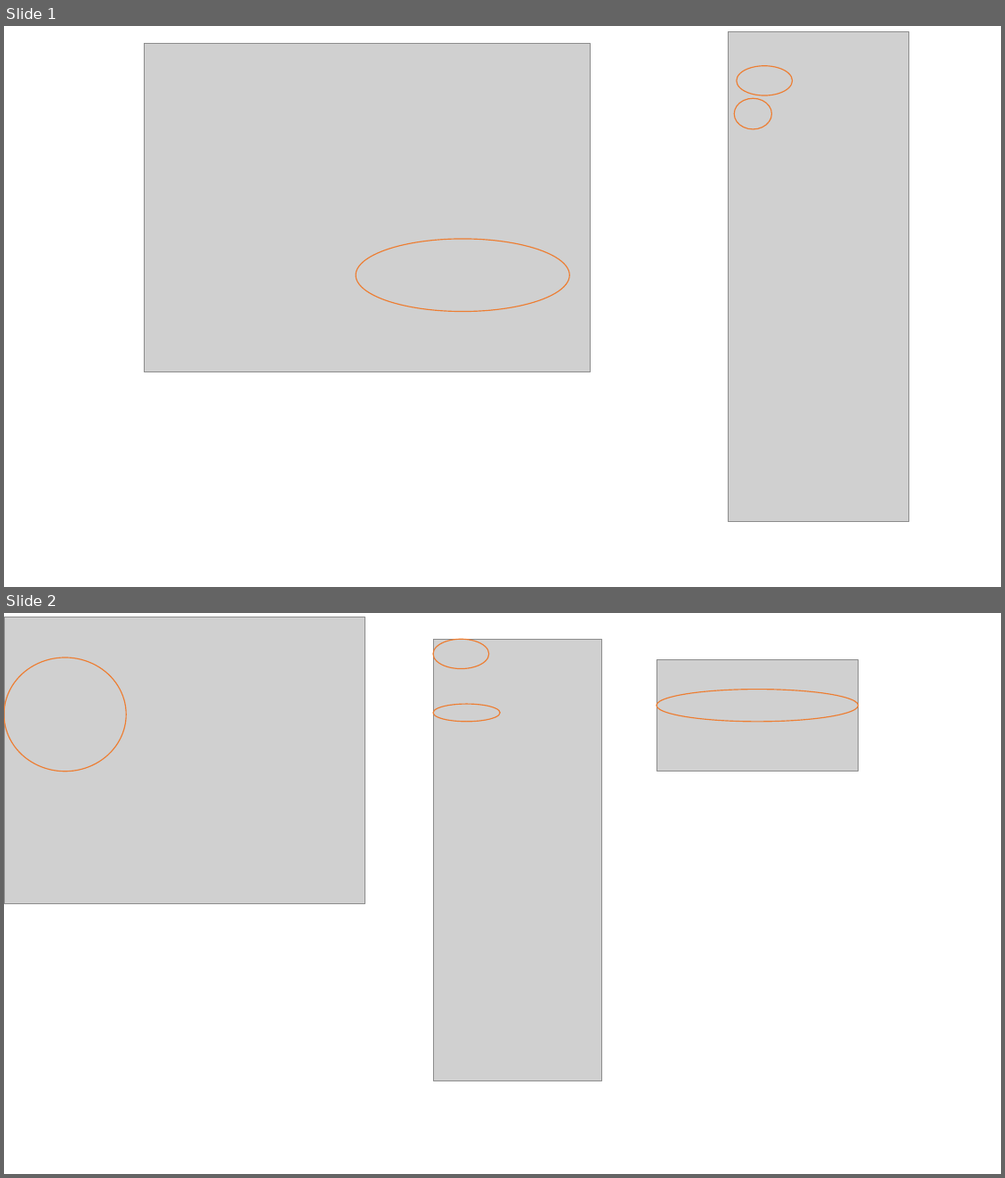
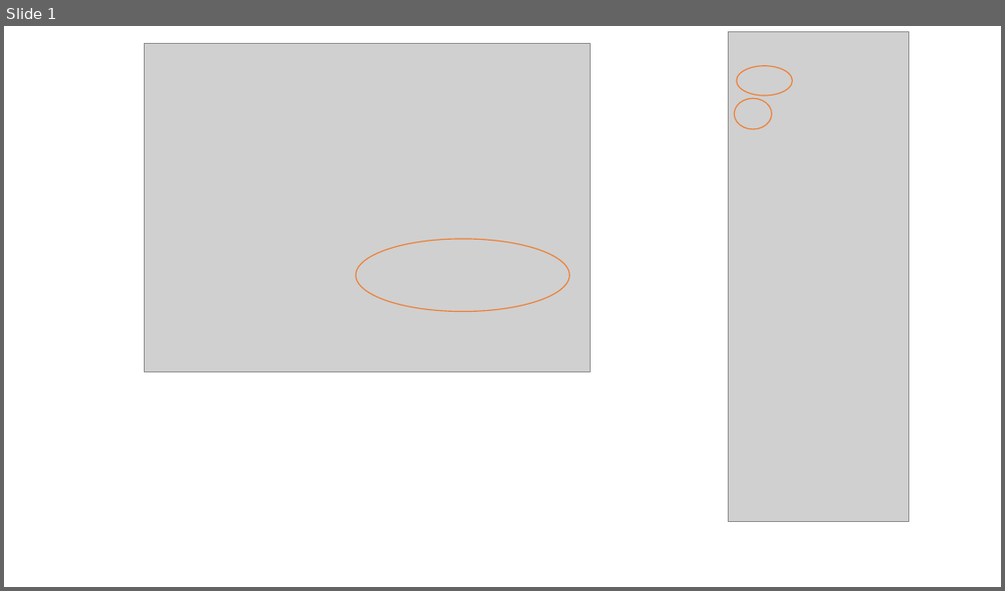
Before and after one commit to ainfante01/Bcp, a slide deck: Imagenes.pptx. Shown one above the other, each under a label of ours: slides 1 and 2 before the commit, slide 1 after it. The pictures are 1005x1178 and 1005x591 pixels, drawn with LibreOffice and Linux fonts; fonts in the diff are those of the drawing; grey boxes stand for pictures. Boxes give left, top, right and bottom in pixels: in the first picture for what was removed or moved away, otherwise in the second. Text is boxed around its words. In the diff, an @@ line names an element or a change of style, - is before the commit and + after.

```diff
--- a/Imagenes.pptx
+++ b/Imagenes.pptx
@@ slide 2 removed at [4, 613, 1001, 1174], background #FFFFFF @@
@@ picture removed at [4, 617, 365, 904] @@
@@ picture removed at [433, 639, 601, 1081] @@
@@ ellipse removed at [433, 639, 489, 669] @@
@@ ellipse removed at [4, 657, 126, 771] @@
@@ picture removed at [657, 660, 858, 771] @@
@@ ellipse removed at [657, 690, 858, 722] @@
@@ ellipse removed at [433, 705, 500, 722] @@
```
Also in this commit, not shown: 3 slides added, 2 other slides removed, 1 other file.
